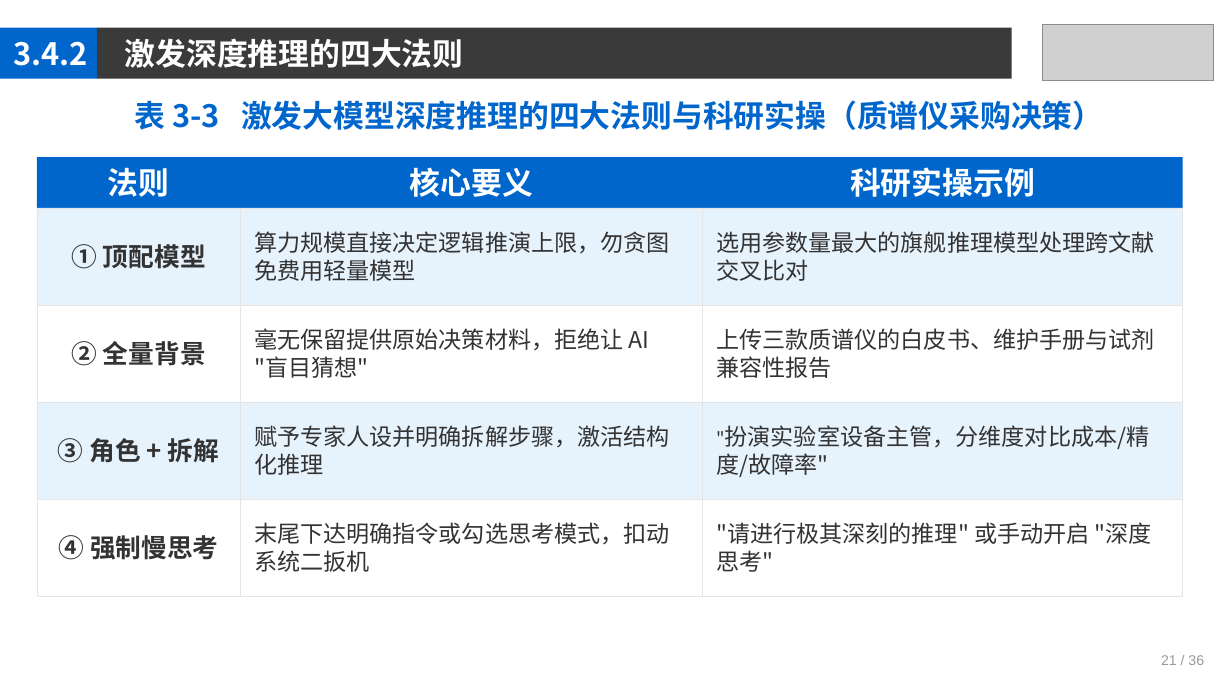
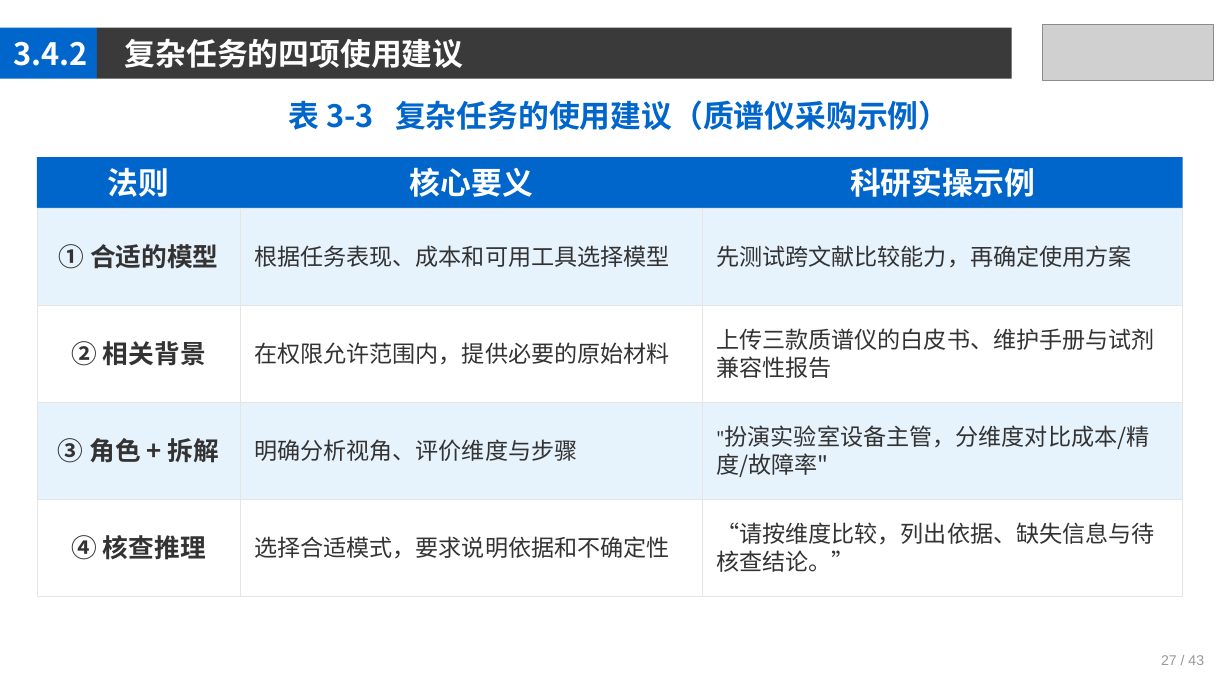
Before and after one commit to jpqiang/AIGC, a slide deck: slide 27 of 课件/第3章.pptx. Drawn at 1232x693 pixels with LibreOffice and Linux fonts; fonts in the diff are those of the drawing; grey boxes stand for pictures. Boxes give left, top, right and bottom in pixels: in the first picture for what was removed or moved away, otherwise in the second. Text is boxed around its words. In the diff, an @@ line names an element or a change of style, - is before the commit and + after.

```diff
--- a/课件/第3章.pptx
+++ b/课件/第3章.pptx
@@ text at <box>125,39,464,68</box>: text changed @@
-激发深度推理的四大法则
+复杂任务的四项使用建议
@@ text at <box>289,100,949,130</box>: text changed @@
-表 3-3 激发大模型深度推理的四大法则与科研实操（质谱仪采购决策）
+表 3-3 复杂任务的使用建议（质谱仪采购示例）
@@ text at <box>58,244,219,269</box>: text changed @@
-① 顶配模型
+① 合适的模型
@@ text at <box>254,245,670,267</box>: text changed @@
-算力规模直接决定逻辑推演上限，勿贪图免费用轻量模型
+根据任务表现、成本和可用工具选择模型
@@ text at <box>716,245,1132,267</box>: text changed @@
-选用参数量最大的旗舰推理模型处理跨文献交叉比对
+先测试跨文献比较能力，再确定使用方案
@@ text at <box>71,341,206,366</box>: text changed @@
-② 全量背景
+② 相关背景
@@ text at <box>254,342,670,364</box>: text changed @@
-毫无保留提供原始决策材料，拒绝让 AI "盲目猜想"
+在权限允许范围内，提供必要的原始材料
@@ text at <box>254,439,577,461</box>: text changed @@
-赋予专家人设并明确拆解步骤，激活结构化推理
+明确分析视角、评价维度与步骤
@@ text at <box>71,535,206,560</box>: text changed @@
-④ 强制慢思考
+④ 核查推理
@@ text at <box>254,536,670,558</box>: text changed @@
-末尾下达明确指令或勾选思考模式，扣动系统二扳机
+选择合适模式，要求说明依据和不确定性
@@ text at <box>716,522,1155,572</box>: text changed @@
-"请进行极其深刻的推理" 或手动开启 "深度思考"
+“请按维度比较，列出依据、缺失信息与待核查结论。”
@@ text at <box>1161,655,1204,665</box>: text changed @@
-21 / 36
+27 / 43
```
Also in this commit, not shown: 40 other slides changed, 1 other file.
